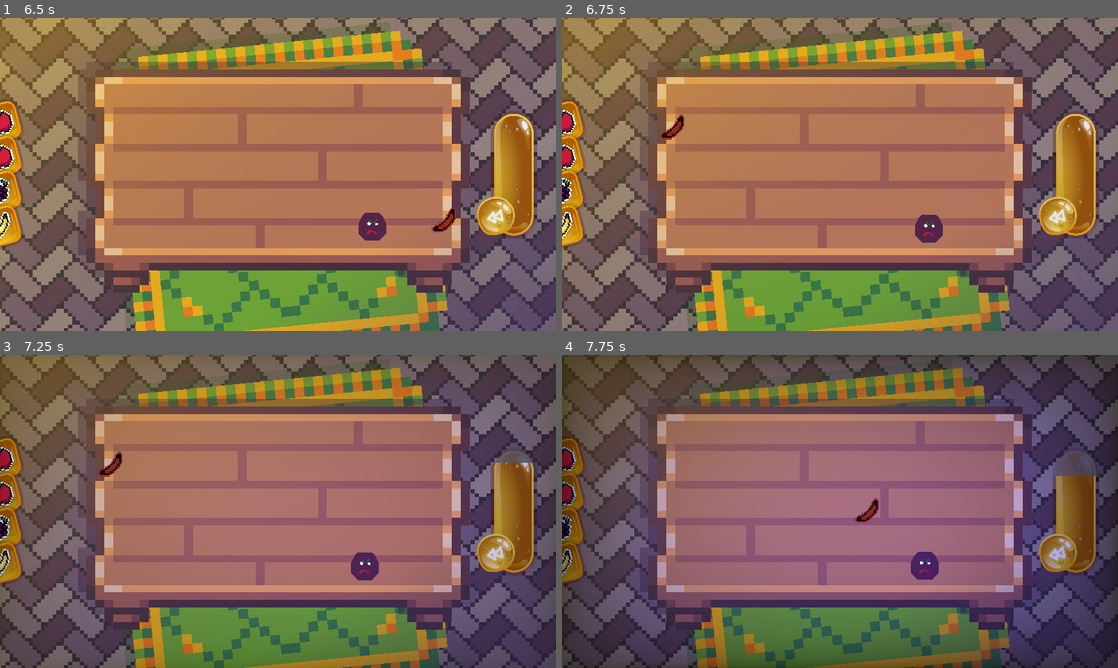
Above: before the commit, frames 1-4 (two rows, left to right).
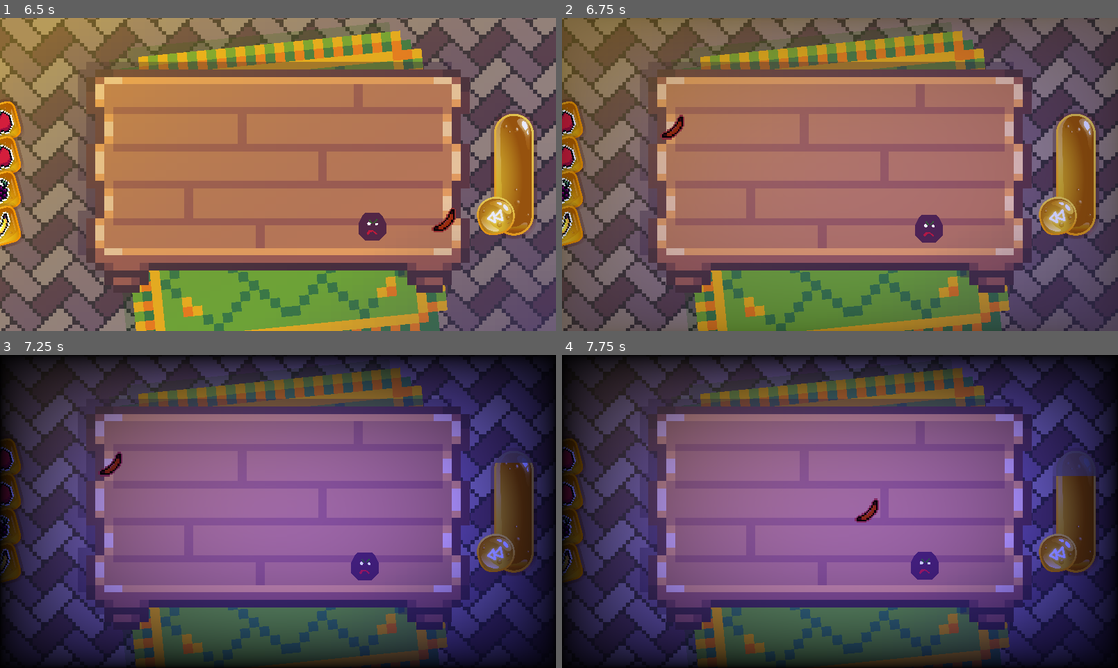
Above: after the commit, the same moments.

Repository: alexg-lviv/FruitTheNinja
Game: Godot game, scene res://src/GameField/MainScene.tscn
Two runs of this game, one before a commit and one after it. Both use one fixed random seed, a clock stepped at 60 frames per second and the inputs below.
Inputs (mouse positions are in pixels of both pictures, inside the frame that each line leads up to):
- Up to frame 1 (6.5 s): click (44, 121) at 0.52 s; click (44, 121) at 1.27 s; click (44, 121) at 2.02 s; move the mouse to (400, 158) at 2.77 s; press the mouse at (400, 158) at 2.78 s; move the mouse to (166, 190) at 3.52 s; release the mouse at (166, 190) at 3.53 s; tap one key every 0.75 s from 3.6 s: 1 (projectile_1) 2 (projectile_2) 3 (projectile_3) 4 (projectile_4); click (166, 190) at 3.67 s; move the mouse to (278, 174) at 4.27 s; click (278, 174) at 4.42 s; move the mouse to (250, 237) at 5.02 s; click (250, 237) at 5.17 s; move the mouse to (444, 221) at 5.77 s; click (444, 221) at 5.92 s
- Up to frame 2 (6.75 s): move the mouse to (673, 127) at 6.52 s; tap Space (slowmo) at 6.6 s; click (673, 127) at 6.67 s
- Up to frame 3 (7.25 s): no input
- Up to frame 4 (7.75 s): move the mouse to (867, 511) at 7.27 s; press the mouse at (867, 511) at 7.28 s

Frame 1 is identical in both runs. In frame 2, 13% of the frame differs, in the area x 0-100%, y 0-100%; in frame 3, 96%; in frame 4, 74%.

Commit message:
update huinya

Diff:
--- a/src/Effects/SlowMoEffect/SlowMoEffect.tscn
+++ b/src/Effects/SlowMoEffect/SlowMoEffect.tscn
@@ -24,7 +24,8 @@
 
 [sub_resource type="Animation" id="Animation_whnhr"]
 resource_name = "fadein"
-length = 0.2
+length = 0.04
+step = 0.01
 tracks/0/type = "value"
 tracks/0/imported = false
 tracks/0/enabled = true
@@ -32,7 +33,7 @@
 tracks/0/interp = 1
 tracks/0/loop_wrap = true
 tracks/0/keys = {
-"times": PackedFloat32Array(0, 0.2),
+"times": PackedFloat32Array(0, 0.04),
 "transitions": PackedFloat32Array(1, 1),
 "update": 0,
 "values": [Color(1, 1, 1, 0), Color(1, 1, 1, 1)]
--- a/src/UI/ProjectileTrajectory.gd
+++ b/src/UI/ProjectileTrajectory.gd
@@ -16,19 +16,14 @@
 	clear_points()
 	width = size
 	var mat = get_material()
+	mat.set_shader_parameter("color", color)
 	mat.set_shader_parameter("speed", power * 10)
-	mat.set_shader_parameter("color", color)
 
 	var point_pos: Vector2 = global_position
-
-	for i in MAX_POINTS:
-		var velocity: Vector2 = dir * speed;
-
-		# Some shit with velocity maybe
-
-		point_pos += velocity * delta
-
-		add_point(point_pos);
+	# Some shit with velocity maybe
+	add_point(point_pos);
+	point_pos += dir * 1000
+	add_point(point_pos);
 
 
 # Called every frame. 'delta' is the elapsed time since the previous frame.
